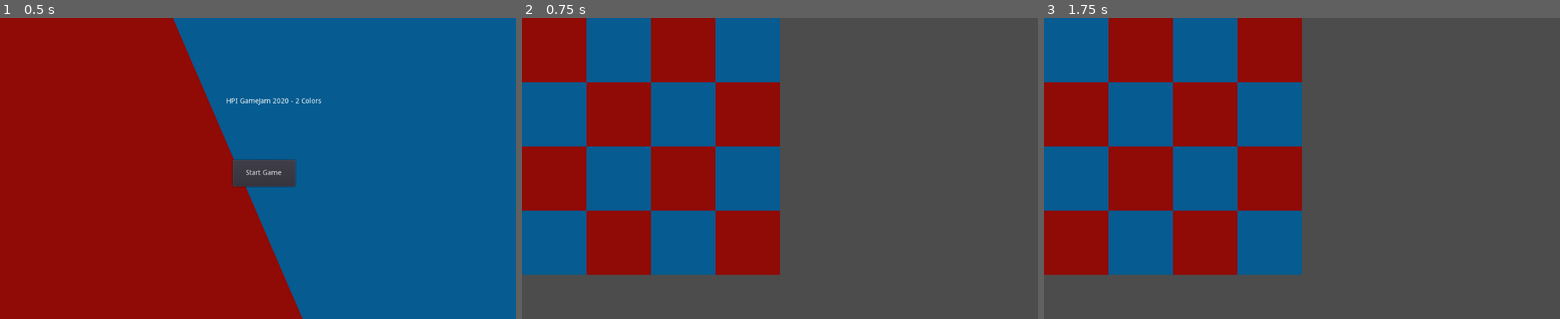
Above: before the commit, frames 1-3 (left to right).
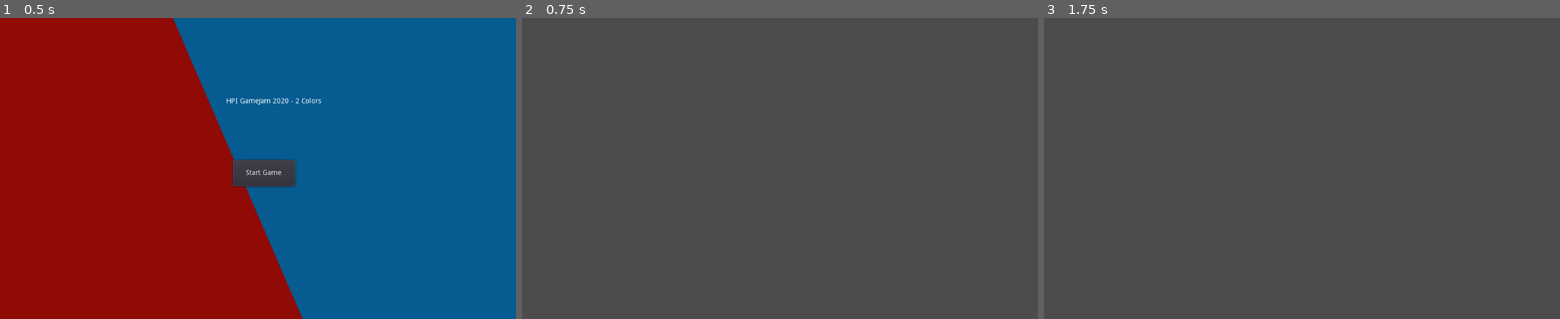
Above: after the commit, the same moments.

Repository: frcroth/hpi_gamejam2020_2colors
Game: Godot game, scene res://Scenes/UI/MainMenu.tscn
The game is run twice, just before and just after one commit, with the same random seed, the same clock (stepped at 60 frames per second) and the same inputs.
Inputs:
- Up to frame 1 (0.5 s): no input
- Up to frame 2 (0.75 s): click "Start Game" at 0.5 s
- Up to frame 3 (1.75 s): tap Enter at 1.25 s

Frame 1 is identical in both runs. In frame 2, 43% of the frame differs, in the area x 0-50%, y 0-86%; in frame 3, 43%.
Error after the commit: Parse Error: Parse error: Spaces used before tabs on a line (res://Scenes/Grid/Board.gd:37)

Commit message:
Added random Board

Diff:
--- a/Scenes/Grid/Board.gd
+++ b/Scenes/Grid/Board.gd
@@ -15,6 +15,7 @@
 
 # Called when the node enters the scene tree for the first time.
 func _ready():
+	playfield = generate_random_playfield(height,width)
 	init_playfield()
 
 
@@ -26,6 +27,20 @@
 			new_tile.position = Vector2(Globals.tilesize + 2 * x * Globals.tilesize, Globals.tilesize + 2 * y * Globals.tilesize)
 			new_tile.update_color()
 			add_child(new_tile)
+
+func generate_random_playfield(h,w):
+	#Noise based?
+	var matrix = []
+	var rng = RandomNumberGenerator.new()
+	rng.randomize()
+	for x in range(width):
+    	matrix.append([])
+    	for y in range(height):
+        	matrix[x].append(rng.randi_range(0,1))
+
+	return matrix
+
+
 # Called every frame. 'delta' is the elapsed time since the previous frame.
 #func _process(delta):
 #	pass
